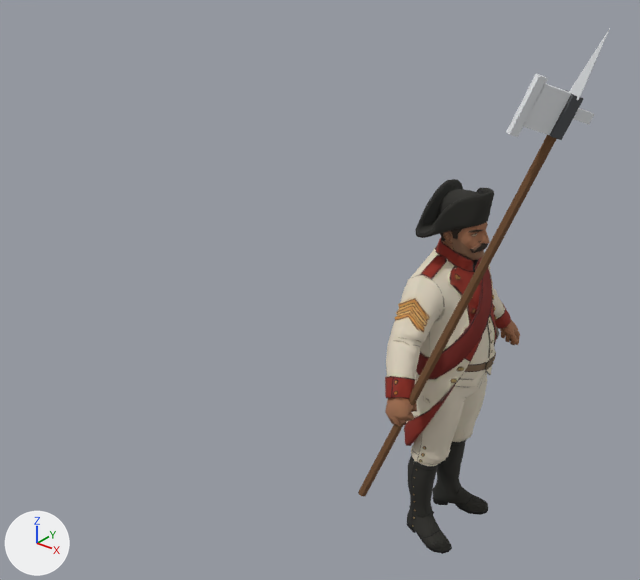
Two versions of the glTF model assets/tropa/sargento3d/anims/barrido.glb, one commit apart.
Both versions are drawn from a camera (50 mm lens) standing at (0.979, -1.768, 1.686) and looking at (-0.102, -0.416, 0.848). The lights are fixed; the arrows at lower left show +X, +Y and +Z. The first picture is the older version.

Objects in the first picture: 'alabarda_mano', 'tripo_node_82cb8f26-6239-42c8-8ae5-21b308ae3b01'.
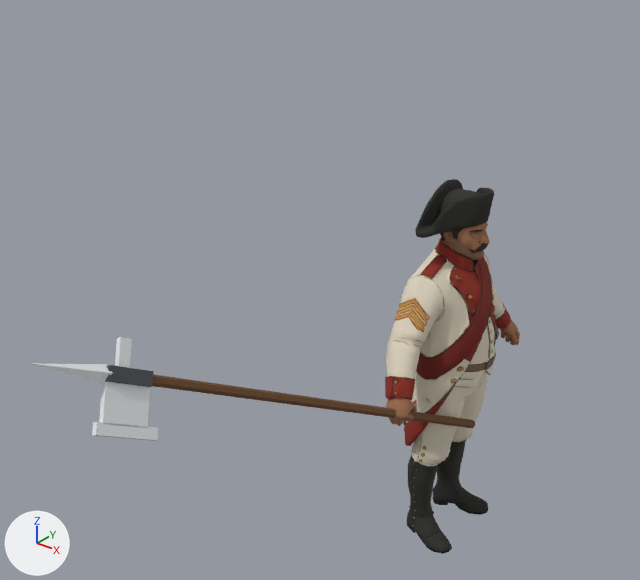
Where the change shows, as pixel boxes [x1, y1, x2, y2] in the pictures (640 x 580 px):
'alabarda_mano', moved, turned
    before: [358, 28, 610, 496]
    after: [29, 337, 475, 441]

The edits, one by one:
Object 'alabarda_mano' (ob_alabarda_mano) moves from (-0.05, -0.314, 0.259) to (0.086, -0.021, 0.37).
Object 'alabarda_mano' (ob_alabarda_mano) turns from (-68, -68, 40) to (121, -27, -105) degrees about x, y and z.
